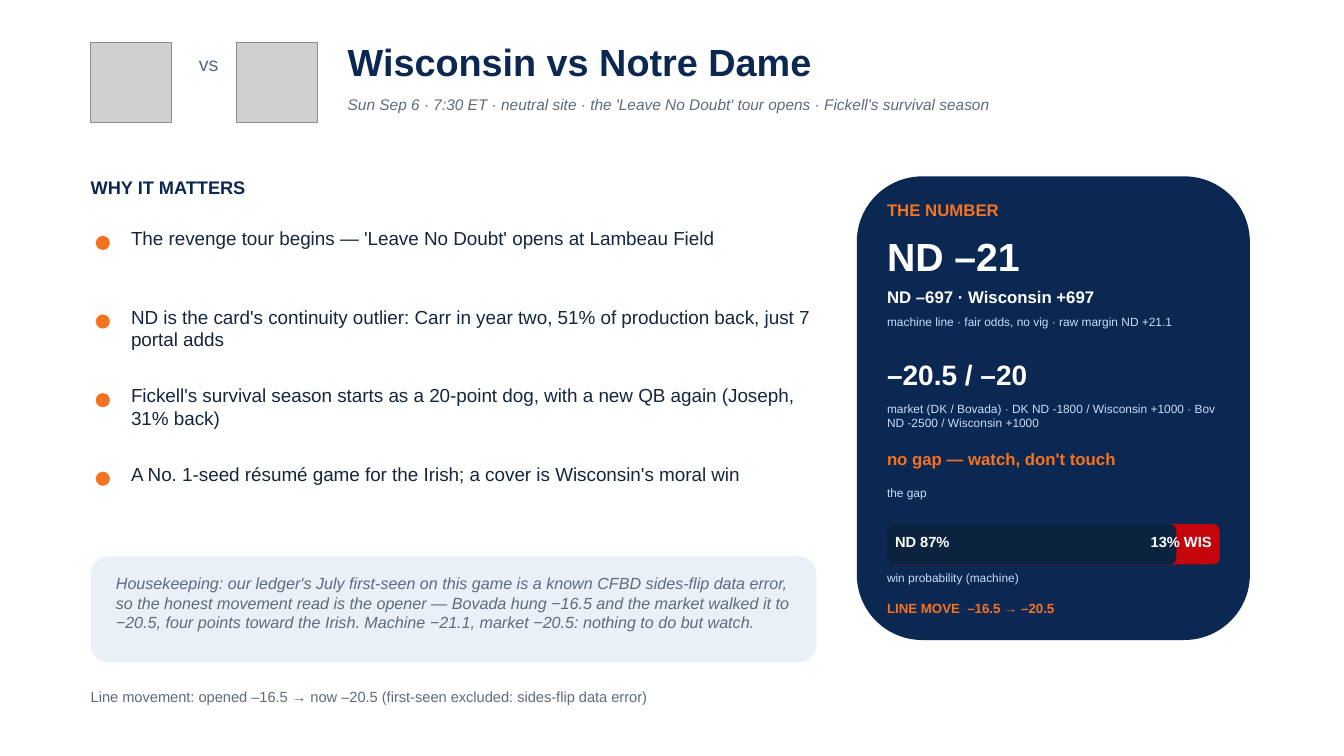
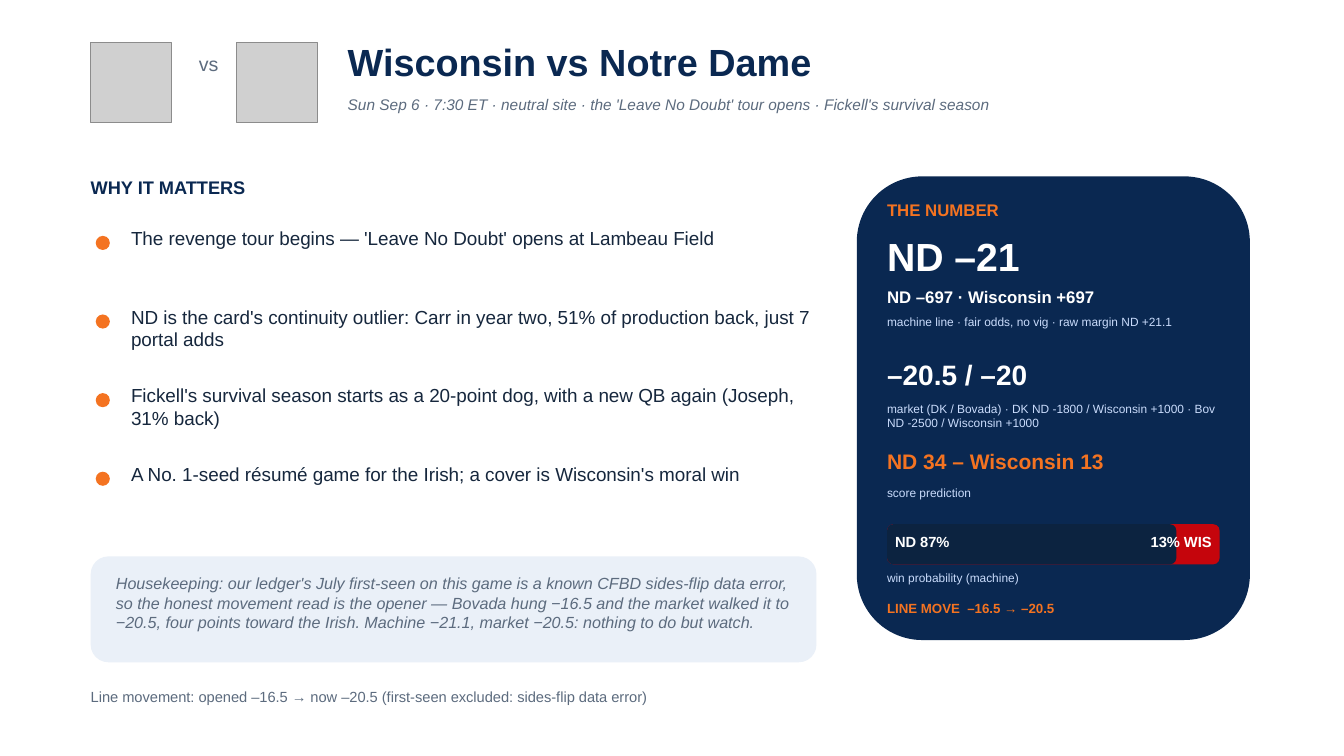
Before and after one commit to lucasalvarezflorida-lab/ncaa-fbs-analytics, a slide deck: slide 12 of decks/2026_Week1_Episode2.pptx. Drawn at 1344x756 pixels with LibreOffice and Linux fonts; fonts in the diff are those of the drawing; grey boxes stand for pictures. Boxes give left, top, right and bottom in pixels: in the first picture for what was removed or moved away, otherwise in the second. Text is boxed around its words. In the diff, an @@ line names an element or a change of style, - is before the commit and + after.

```diff
--- a/decks/2026_Week1_Episode2.pptx
+++ b/decks/2026_Week1_Episode2.pptx
@@ text at box(887, 453, 1103, 470): text changed; size 12 to 15 pt @@
-no gap — watch, don't touch
+ND 34 – Wisconsin 13
@@ text at box(887, 488, 971, 500): text changed @@
-the gap
+score prediction
```
Also in this commit, not shown: 4 other slides changed, 1 other file.
